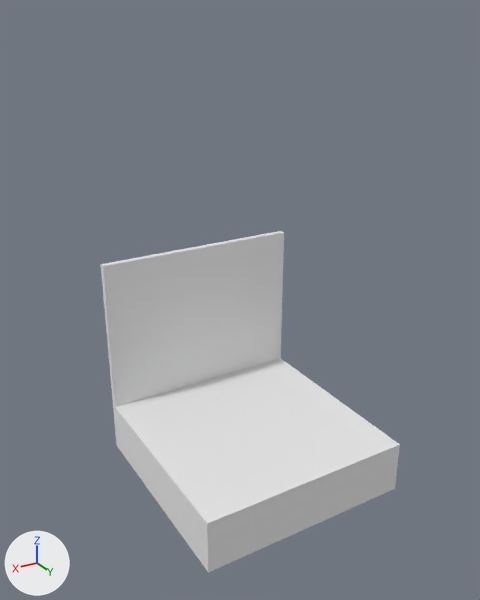
One commit to the OBJ model app/client/Contrib.Gate/Assets/Resources/Dungeon/001/004.obj: the scene before it, then after it.
Rendered twice from a 50 mm lens placed at (45.9, 73.7, 65.8), pointed at (1.9, 0.3, 29.2). Arrows for +X, +Y and +Z are at lower left; the lights stay in place. Where no turn or scale is listed for an object, it has been applied to the vertices. Vertices at the same position are counted once.

In view in the first picture: '004'.
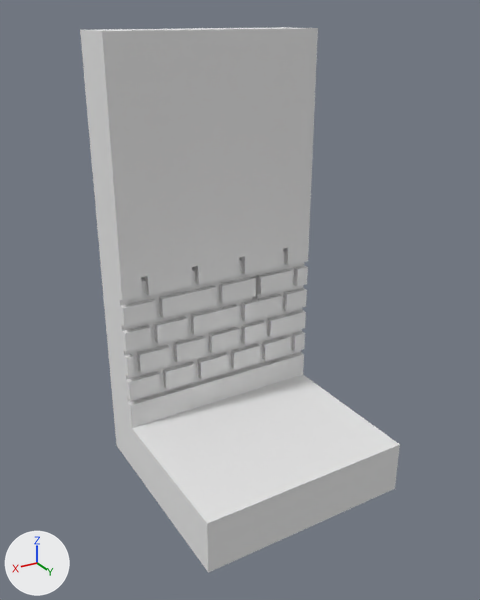
Boxes (x1, y1, x2, y2) around the edits, measured in the pictures (480 x 600 px):
'004', reshaped (7% wider, 59% taller): before (101, 231, 400, 573); after (80, 27, 400, 573)
part 1 of me_004, built on: before (101, 231, 319, 431); after (80, 27, 319, 431)

Edits to the bpy script that builds the scene:
```text
Change me_004:
    used by ob_004; location = (0.0, 0.0, 0.0)
    remove me_004.from_pydata(...)  # 12 vertices, 20 faces; spans x -16.0..16.0, y -16.0..16.0, z 0.0..32.0
    add me_004.from_pydata(...)  # 278 vertices, 568 faces; spans x -16.0..16.0, y -16.0..16.0, z 0.0..64.0
    me_004 part 1
    2 vertices are removed from x -16.0..16.0, y -16.0, z 32.0
    14 faces are deleted
    130 vertices are added at x -16.0..16.0, y -16.0..-8.0, z 8.0..64.0
    120 new vertices lie (0.0, 1.0, 0.0) away from vertices in x -16.0..16.0, y -16.0..-9.0, z 12.0..32.0
    10 new vertices lie (0.0, 0.0, 3.0) away from vertices in x -12.0..13.0, y -8.0, z 25.0..29.0
    8 new vertices lie (0.0, 0.0, 2.0) away from vertices in x -12.0..13.0, y -9.0, z 29.0
    562 new faces join them
```
